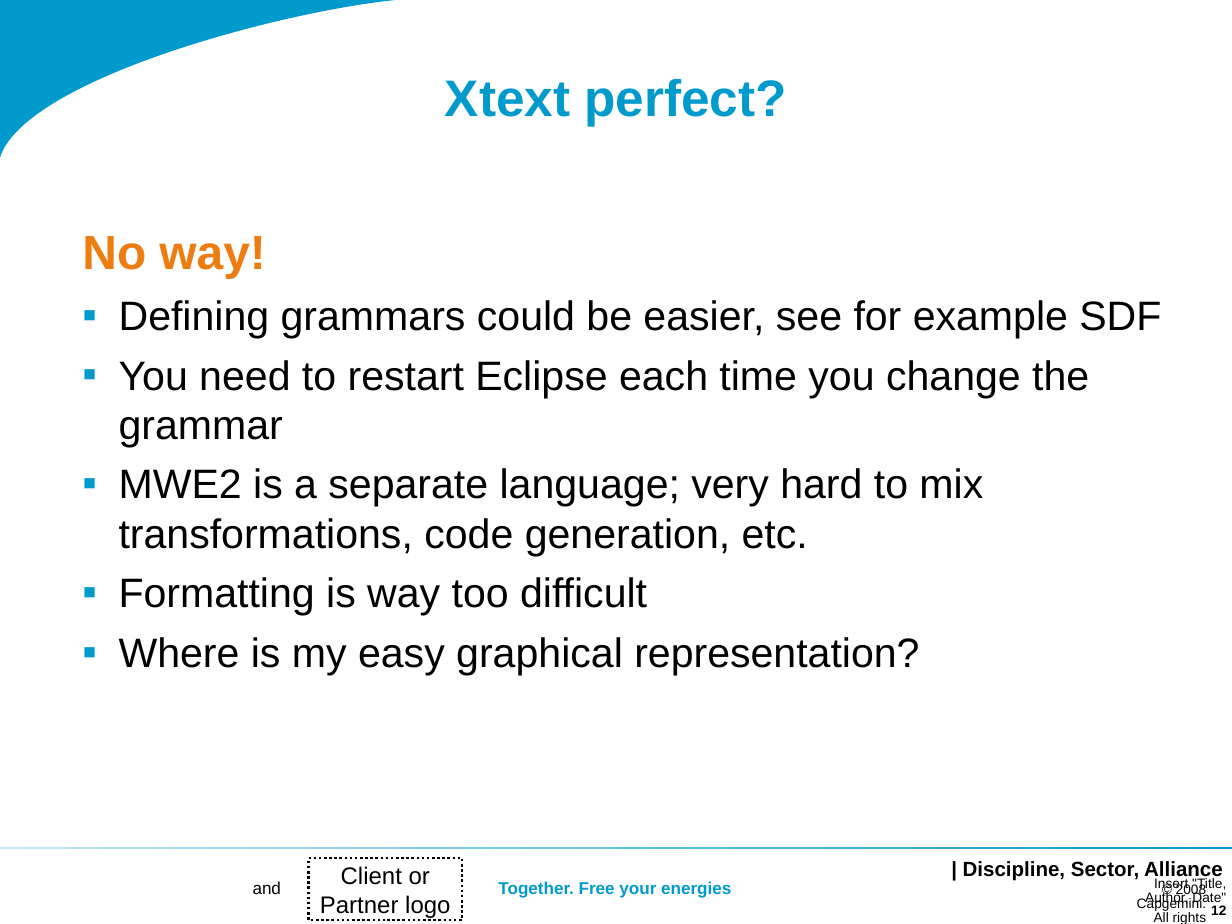
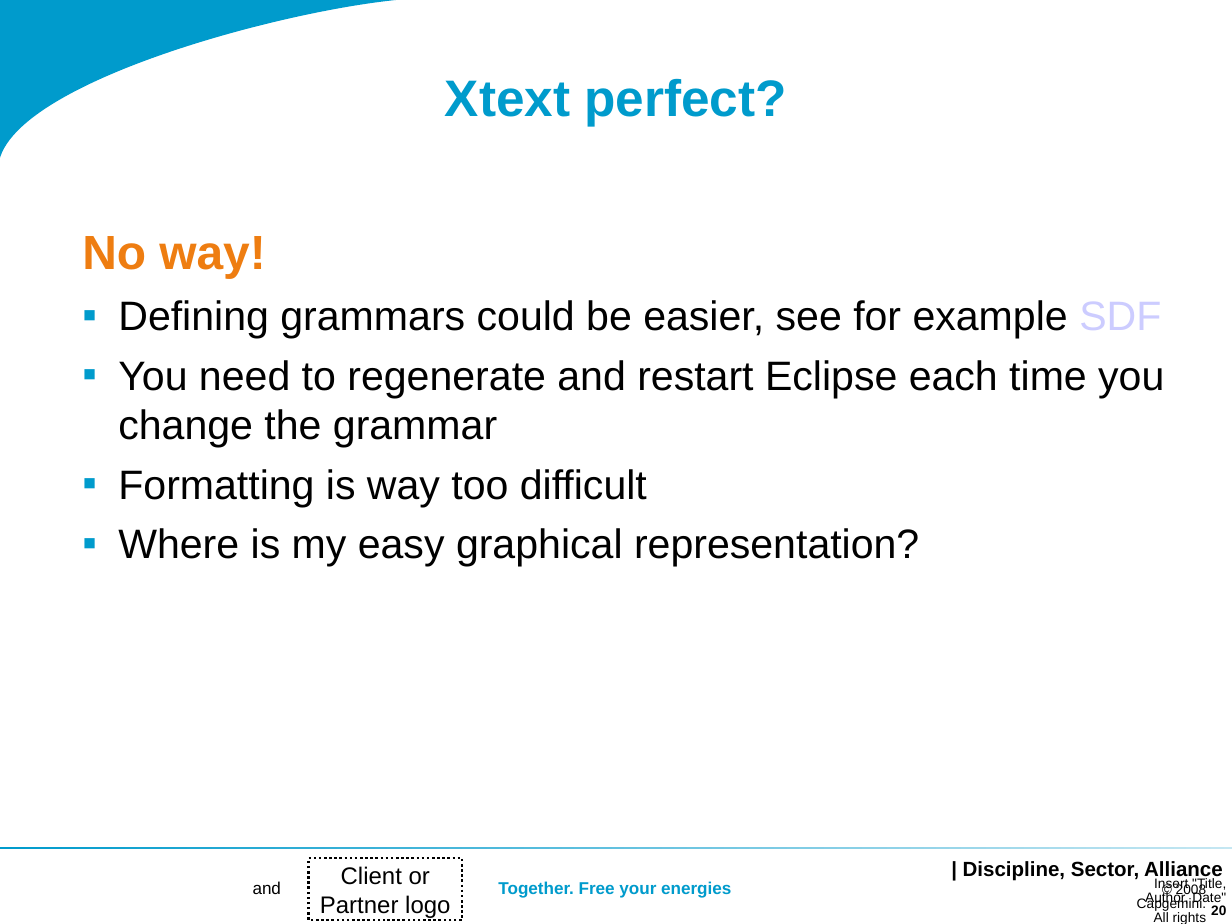
Before and after one commit to dslmeinte/xtext-workshop-code1, a slide deck: slide 20 of org.xtext.workshop.notes/sheets/Workshop 2.ppt (slide 12 before the commit). Drawn at 1232x924 pixels with LibreOffice and Linux fonts; fonts in the diff are those of the drawing; background and template pictures are left out. Boxes give left, top, right and bottom in pixels: in the first picture for what was removed or moved away, otherwise in the second. Text is boxed around its words. In the diff, an @@ line names an element or a change of style, - is before the commit and + after.

```diff
--- a/org.xtext.workshop.notes/sheets/Workshop 2.ppt
+++ b/org.xtext.workshop.notes/sheets/Workshop 2.ppt
@@ text at [82, 236, 1161, 566]: text colour #000000 to #CCCCFF in "SDF" @@
@@ text at [118, 360, 1164, 447]: text changed @@
-▪ You need to restart Eclipse each time you change the grammar
-▪ MWE2 is a separate language; very hard to mix transformations, code generation, etc.
+▪ You need to regenerate and restart Eclipse each time you change the grammar
@@ rectangle at [0, 846, 1232, 849]: fill gradient #009BCC to #C5E7F2 to gradient #C5E7F2 to #009BCC @@
@@ page number at [1211, 905, 1226, 915]: text changed @@
-12
+20
```
Also in this commit, not shown: 10 other slides changed, 9 slides added, 1 other file.
